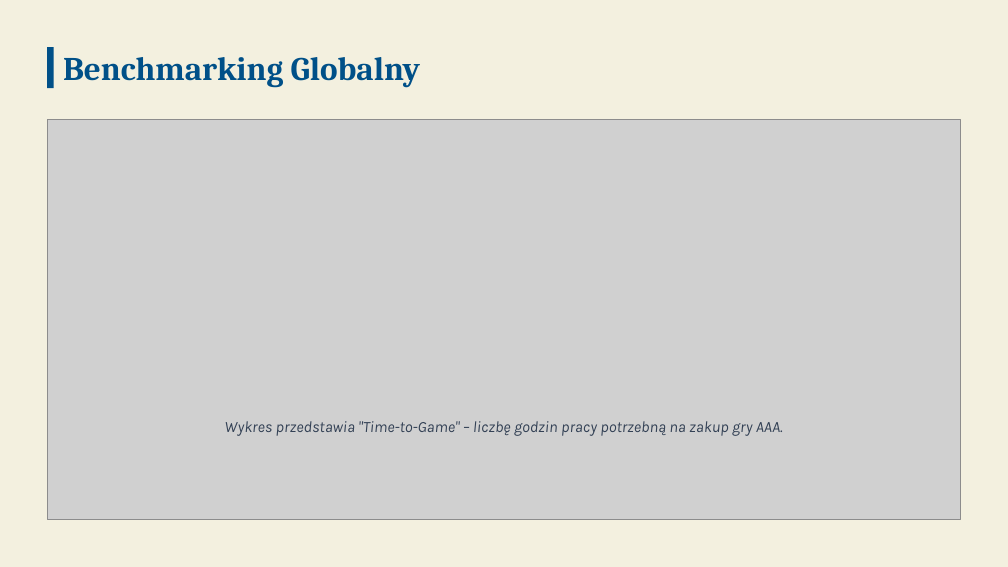
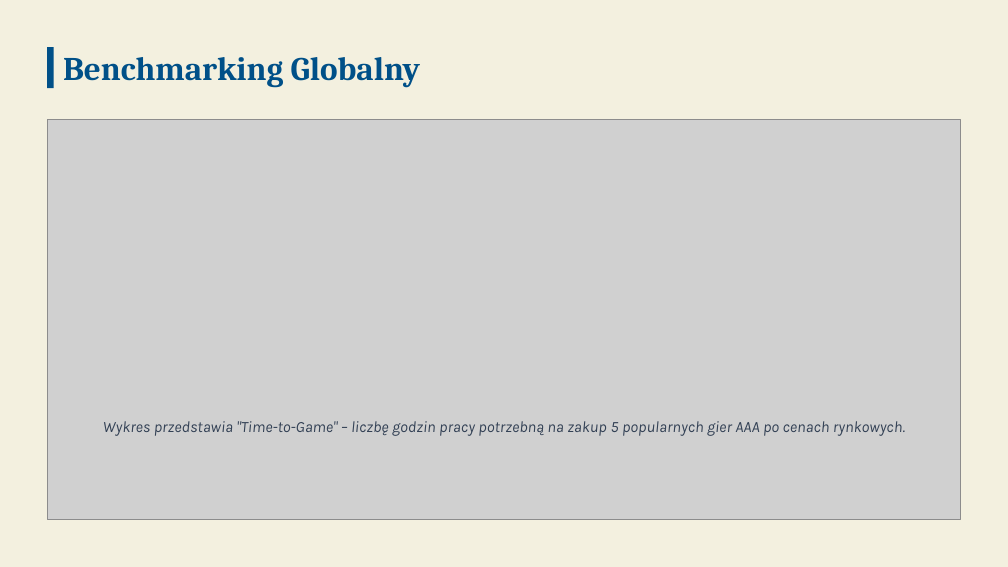
Before and after one commit to WukerDev/PricePower, a slide deck: slide 8 of PricePower.pptx. Drawn at 1008x567 pixels with LibreOffice and Linux fonts; fonts in the diff are those of the drawing; grey boxes stand for pictures; background and template pictures are left out. Boxes give left, top, right and bottom in pixels: in the first picture for what was removed or moved away, otherwise in the second. Text is boxed around its words. In the diff, an @@ line names an element or a change of style, - is before the commit and + after.

```diff
--- a/PricePower.pptx
+++ b/PricePower.pptx
@@ text at (103, 421, 905, 436): text changed @@
-Wykres przedstawia "Time-to-Game" – liczbę godzin pracy potrzebną na zakup gry AAA.
+Wykres przedstawia "Time-to-Game" – liczbę godzin pracy potrzebną na zakup 5 popularnych gier AAA po cenach rynkowych.
```
Also in this commit, not shown: 3 other slides changed.
